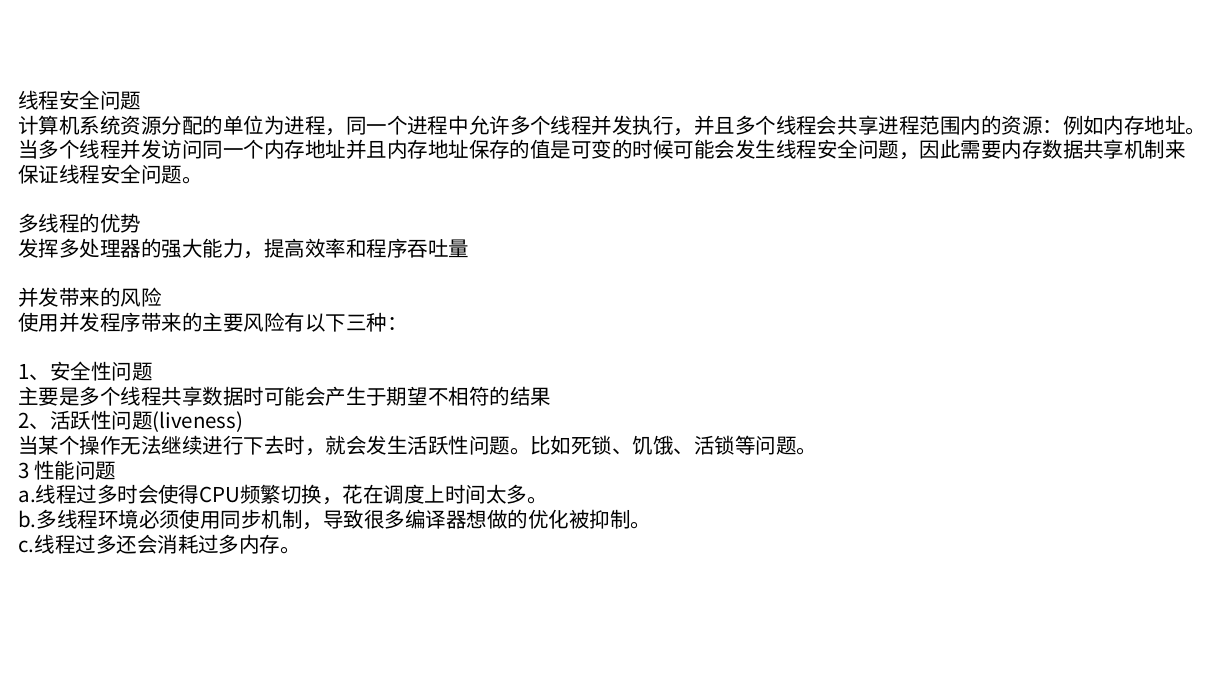
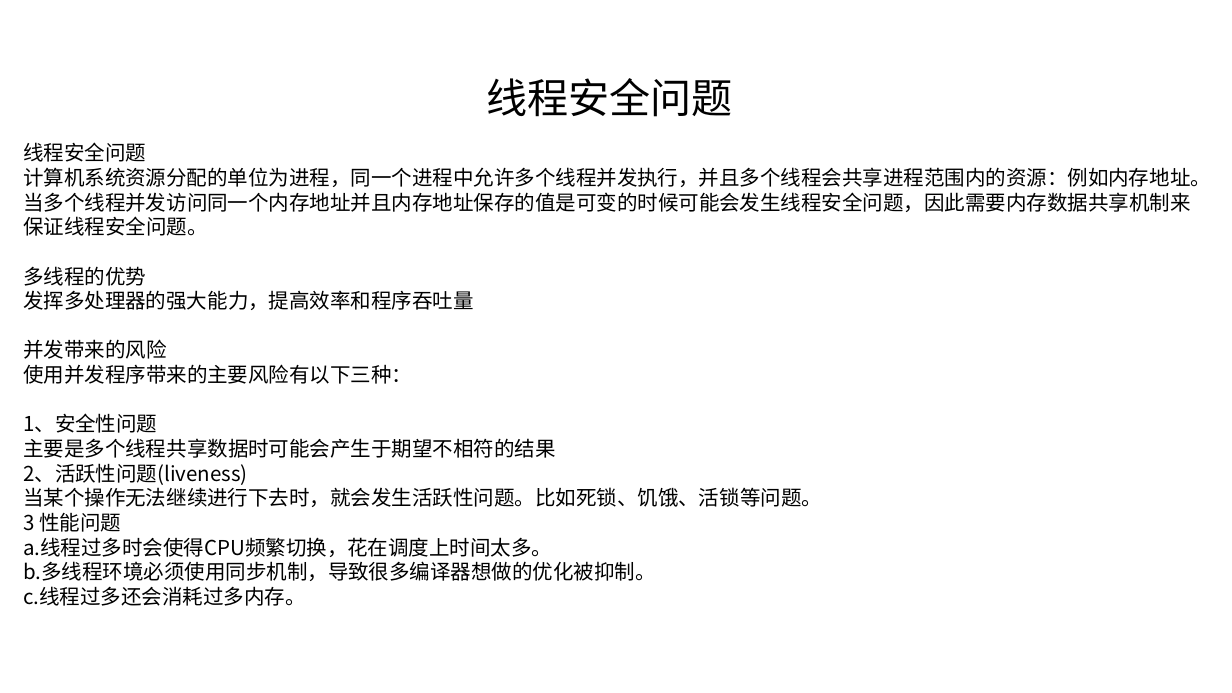
Before and after one commit to linkknown/PPT, a slide deck: slide 11 of 基础PPT/第10章：Java并发基础.pptx (slide 9 before the commit). Drawn at 1232x693 pixels with LibreOffice and Linux fonts; fonts in the diff are those of the drawing; background and template pictures are left out. Boxes give left, top, right and bottom in pixels: in the first picture for what was removed or moved away, otherwise in the second. Text is boxed around its words. In the diff, an @@ line names an element or a change of style, - is before the commit and + after.

Commit message:
并发章节 PPT 优化

```diff
--- a/基础PPT/第10章：Java并发基础.pptx
+++ b/基础PPT/第10章：Java并发基础.pptx
@@ text added at (486, 78, 733, 117), 32 pt, text #000000 @@
+线程安全问题
@@ text "线程安全问题": place and size @@
-text "线程安全问题" at (19, 90, 1207, 554)
+text "线程安全问题" at (23, 142, 1211, 606)
```
Also in this commit, not shown: 15 other slides changed, 3 slides added, 2 slides removed.
